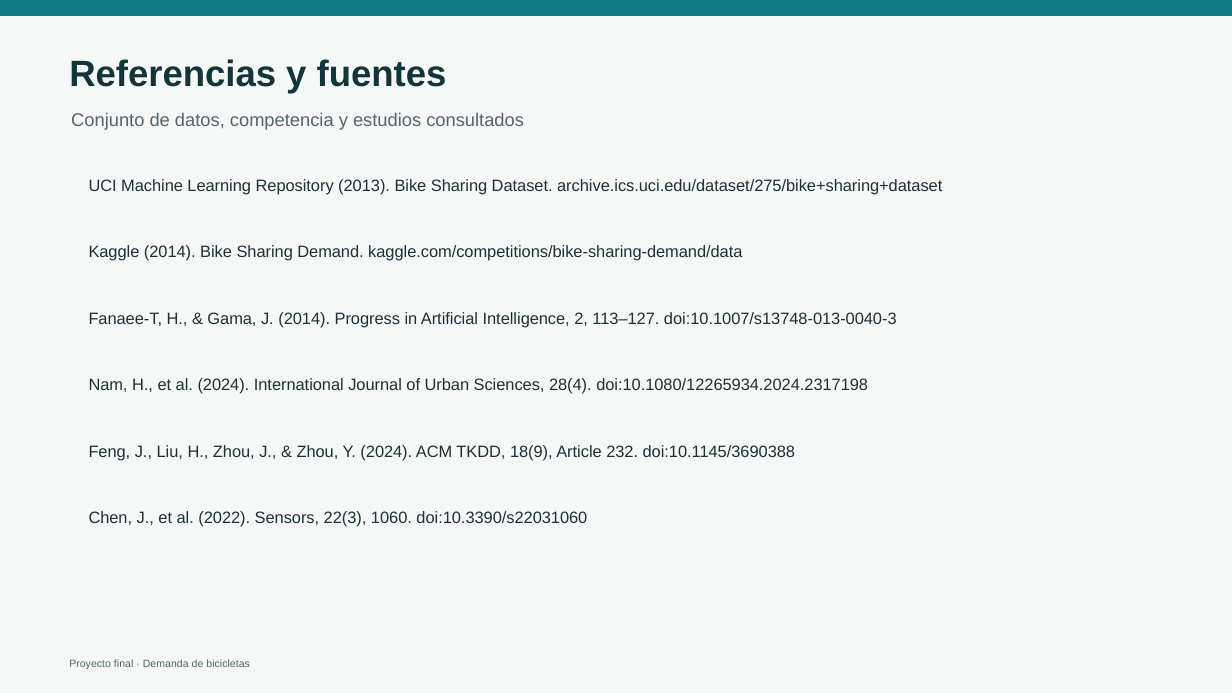
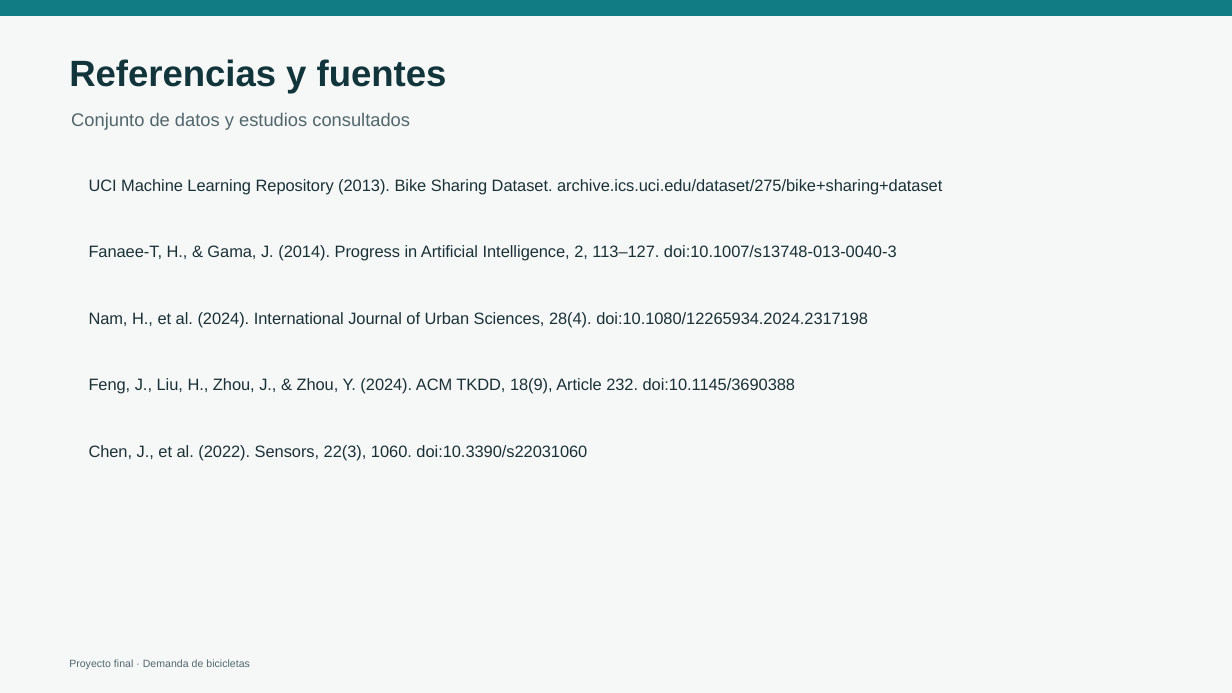
Before and after one commit to db3ll07/DiplomadoIAGenerativa, a slide deck: slide 12 of presentacion/Proyecto_DemandaBicicletas.pptx. Drawn at 1232x693 pixels with LibreOffice and Linux fonts; fonts in the diff are those of the drawing. Boxes give left, top, right and bottom in pixels: in the first picture for what was removed or moved away, otherwise in the second. Text is boxed around its words. In the diff, an @@ line names an element or a change of style, - is before the commit and + after.

Commit message:
db3ll07: Remove references to Kaggle due to authentication is needed to download the dataset. Using UCI Machine Learning Repository instead.

```diff
--- a/presentacion/Proyecto_DemandaBicicletas.pptx
+++ b/presentacion/Proyecto_DemandaBicicletas.pptx
@@ text at [71,112,410,129]: text changed @@
-Conjunto de datos, competencia y estudios consultados
+Conjunto de datos y estudios consultados
@@ text removed at [89,245,742,261] @@
-Kaggle (2014). Bike Sharing Demand. kaggle.com/competitions/bike-sharing-demand/data
@@ 4 texts: place and size @@
-4 texts at [89,312,897,527]
+4 texts at [89,245,897,460]
```
Also in this commit, not shown: 2 other slides changed, 14 other files.
